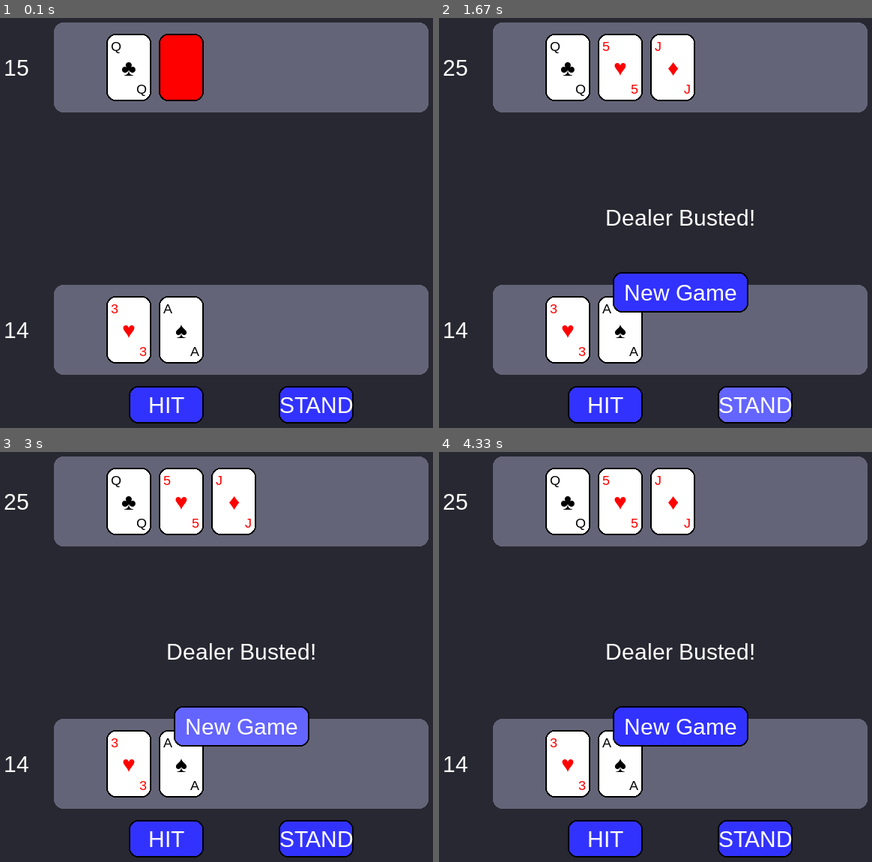
Above: before the commit, frames 1-4 (two rows, left to right).
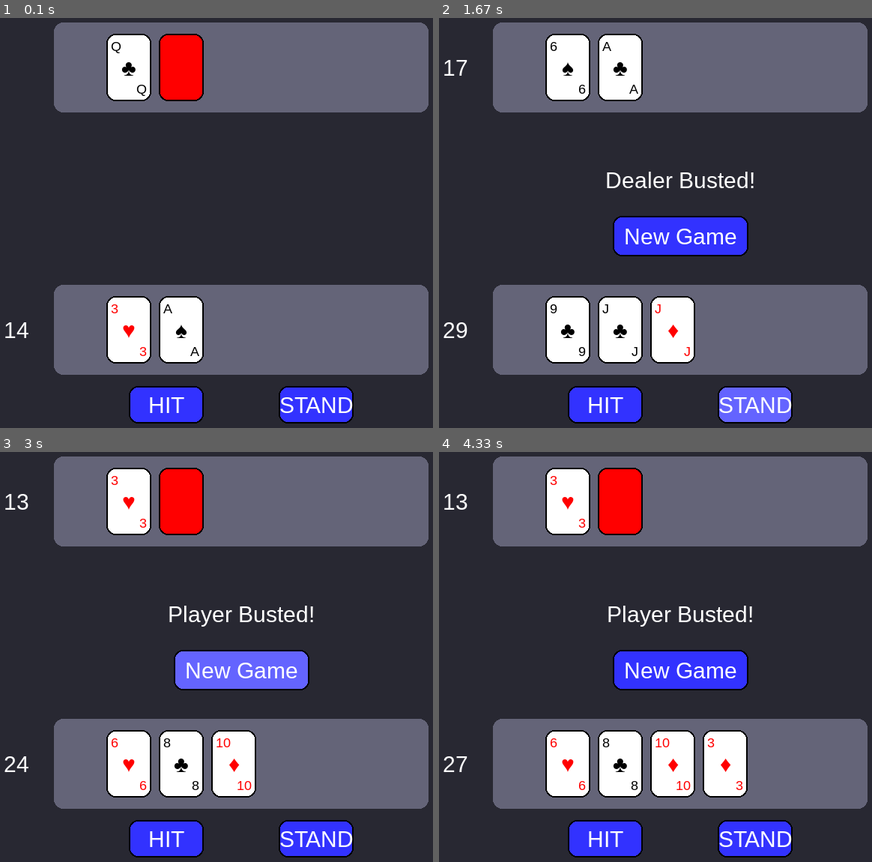
Above: after the commit, the same moments.

Repository: jeomarisaez/pygame-blackjack
Game: pygame game, started from main.py
Two runs of this game, one before a commit and one after it. Both use one fixed random seed, a clock stepped at 60 frames per second and the inputs below.
Inputs (mouse positions are in pixels of both pictures, inside the frame that each line leads up to):
- Up to frame 1 (0.1 s): no input
- Up to frame 2 (1.67 s): tap 2 at 0.33 s; click (681, 247) at 0.72 s; click "HIT" at 1.05 s; click "STAND" at 1.38 s
- Up to frame 3 (3 s): click (255, 501) at 1.72 s; click "New Game" at 2.55 s; tap 1 at 2.83 s
- Up to frame 4 (4.33 s): click (837, 611) at 3.22 s; tap 1 at 4 s

The runs differ from the first frame. In frame 1, less than 0.1% of the frame differs, in the area x 1-7%, y 10-15%; in frame 2, 10%; in frame 3, 12%; in frame 4, 13%, in the area x 1-73%, y 3-85%.

Commit message:
feat: basic gameplay loop

Diff:
--- a/core/game.py
+++ b/core/game.py
@@ -17,6 +17,7 @@
         self.current_player = None
         self.player_turn_active = False
 
+    def start(self):
         self.set_up_game()
         self.play_turn()
 
@@ -47,7 +48,6 @@
         print("Dealer reveals hand:")
         self.print_hands(dealer.hand.cards)
 
-        # basic dealer rules for optimal choices
         while dealer.hand.get_value < 17:
             print("Dealer hits...")
             self.hit(dealer)
@@ -58,7 +58,11 @@
 
         self.check_win()
 
+        self.end_game()
+
+    def end_game(self):
         self.game_over = True
+        self.player_turn_active = False
 
     def distribute_starting_cards(self):
         for i in range(2):
@@ -92,10 +96,10 @@
 
             if isinstance(player, Player):
                 print("Dealer wins!")
-                self.game_over = True
             else:
                 print("Player wins!")
-                self.game_over = True
+
+            self.end_game()
 
     def stand(self, player):
         print(f"{player.name} decides to stand.")
--- a/core/game_manager.py
+++ b/core/game_manager.py
@@ -16,10 +16,10 @@
         self.running = True
 
         self.game = Game()
+        self.game.start()
         self.game_ui = GameUI(self.screen)
 
         self.run()
-
 
     def run(self):
         surface = self.screen
@@ -45,13 +45,21 @@
                 self.running = False
 
             if event.type == pygame.MOUSEBUTTONDOWN:
+
+                if self.game_ui.buttonUI.mouse_inside("new_game", event.pos):
+                        print(self.game.game_over)
+                        if self.game.game_over:
+                            self.restart_game()
+                            print("new game pressed")
+
                 if self.game.current_player == self.game.player:
-                    if self.game_ui.buttonUI.clicked("hit", event.pos):
+                    if self.game_ui.buttonUI.mouse_inside("hit", event.pos):
                         self.game.hit(self.game.current_player)
                         print("hit pressed")
-                    if self.game_ui.buttonUI.clicked("stand", event.pos):
+                    if self.game_ui.buttonUI.mouse_inside("stand", event.pos):
                         self.game.stand(self.game.current_player)
                         print("stand pressed")
+
 
             if event.type == pygame.KEYDOWN:
                 if self.game.current_player == self.game.player:
@@ -62,11 +70,14 @@
                         self.game.stand(self.game.current_player)
                         print("stand pressed")
 
-        if self.game_ui.buttonUI.hovered("hit", mouse_pos):
+        # hover handling
+        if self.game_ui.buttonUI.mouse_inside("hit", mouse_pos):
             self.game_ui.buttonUI.hovered_button = "hit"
-
-        elif self.game_ui.buttonUI.hovered("stand", mouse_pos):
+        elif self.game_ui.buttonUI.mouse_inside("stand", mouse_pos):
             self.game_ui.buttonUI.hovered_button = "stand"
-
         else:
             self.game_ui.buttonUI.hovered_button = None
+
+    def restart_game(self):
+        self.game = Game()
+        self.game.start()
--- a/models/hand.py
+++ b/models/hand.py
@@ -3,6 +3,31 @@
 class Hand:
     def __init__(self):
         self.cards = []
+
+    def get_first_card_value(self):
+        match self.cards[0].rank:
+                case Ranks.ACE:
+                    value += 11
+                    ace_count += 1
+                case Ranks.TWO:
+                    value += 2
+                case Ranks.THREE:
+                    value += 3
+                case Ranks.FOUR:
+                    value += 4
+                case Ranks.FIVE:
+                    value += 5
+                case Ranks.SIX:
+                    value += 6
+                case Ranks.SEVEN:
+                    value += 7
+                case Ranks.EIGHT:
+                    value += 8
+                case Ranks.NINE:
+                    value += 9
+                case Ranks.TEN | Ranks.JACK | Ranks.QUEEN | Ranks.KING :
+                    value += 10
+
 
     @property
     def get_value(self):
--- a/ui/button.py
+++ b/ui/button.py
@@ -17,6 +17,8 @@
 
         # fonts
         self.font = pygame.font.SysFont("Arial", 30)
+
+        self.hovered_button = None
 
     def draw_button(self, name, text, x, y):
         text_surf = self.font.render(text, True, self.WHITE)
@@ -39,7 +41,7 @@
 
         self.buttons[name] = rect
 
-        if self.hovered(name, mouse_pos):
+        if self.mouse_inside(name, mouse_pos):
             color = self.HOVER_BLUE
         else:
             color = self.BLUE
@@ -50,10 +52,7 @@
 
         self.screen.blit(text_surf, text_surf.get_rect(center=rect.center))
 
-    def clicked(self, name, pos):
-        return self.buttons[name].collidepoint(pos)
-
-    def hovered(self, name, pos):
+    def mouse_inside(self, name, pos):
         if name in self.buttons:
             return self.buttons[name].collidepoint(pos)
         return False
--- a/ui/card.py
+++ b/ui/card.py
@@ -18,15 +18,6 @@
         # dimensions
         self.screen = screen
         self.card_width, self.card_height = self.CARD_SIZE
-
-        # self.screen_width = self.screen.get_width()
-        # self.screen_height = self.screen.get_height()
-
-        # self.card_x_offset = self.card_width / 2
-        # self.card_y_offset = self.card_height / 2
-
-        # self.screen_center_x = self.screen_width * 0.5
-        # self.screen_center_y = self.screen_height * 0.5
 
         # fonts
         self.card_font = pygame.font.SysFont("Arial", 30)
--- a/ui/game_ui.py
+++ b/ui/game_ui.py
@@ -34,8 +34,8 @@
         self.buttonUI.draw_button("hit", "HIT", 300, 550)
         self.buttonUI.draw_button("stand", "STAND", 500, 550)
         self.textUI.draw_counter(game.player.hand, 100, 450)
-        self.textUI.draw_counter(game.dealer.hand, 100, 100)
 
         if game.game_over:
-            self.buttonUI.draw_button("new_game", "New Game", 400, 400)
+            self.textUI.draw_counter(game.dealer.hand, 100, 100)
+            self.buttonUI.draw_button("new_game", "New Game", 400, 325)
             self.textUI.draw_bust(game.current_player)
--- a/ui/text.py
+++ b/ui/text.py
@@ -24,7 +24,7 @@
 
         text = f"{player.name} Busted!"
         rect = pygame.Rect(0, 0, *self.COUNTER_SIZE)
-        rect.center = (screen_rect.centerx, screen_rect.centery)
+        rect.center = (screen_rect.centerx, screen_rect.centery - 50)
 
         text_surf = self.score_font.render(text, True, self.WHITE)
 
Not shown, changed: README.md
